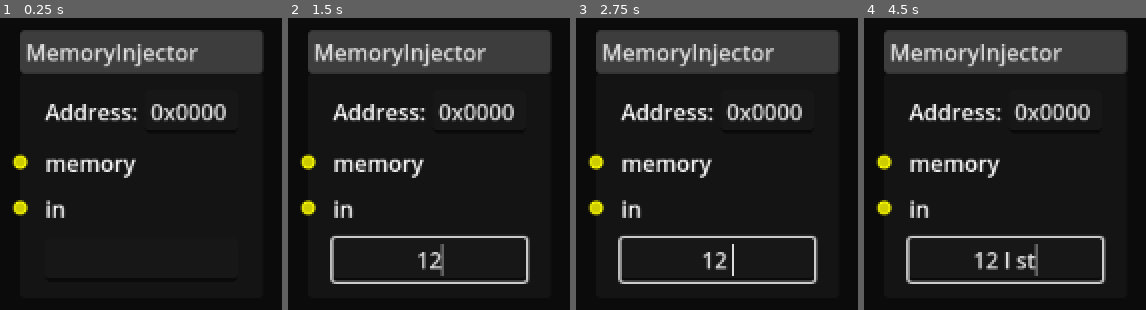
Above: before the commit, frames 1-4 (left to right).
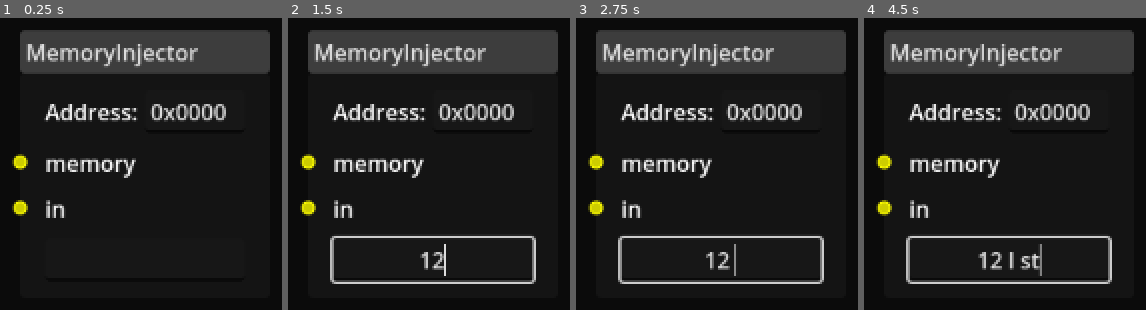
Above: after the commit, the same moments.

Repository: andrew-wilkes/logic-simulator-2
Game: Godot game, scene res://parts/MemoryInjector.tscn
The game is run twice, just before and just after one commit, with the same random seed, the same clock (stepped at 60 frames per second) and the same inputs. This scene is started directly instead of the project's main scene.
Inputs (mouse positions are in pixels of both pictures, inside the frame that each line leads up to):
- Up to frame 1 (0.25 s): no input
- Up to frame 2 (1.5 s): click (429, 260) at 0.52 s; type "12" at 0.6 s; tap Enter at 1.25 s; drag from (429, 164) to (outside the picture) at 1.27 s
- Up to frame 3 (2.75 s): tap Space at 2 s; drag from (outside the picture) to (outside the picture) at 2.02 s
- Up to frame 4 (4.5 s): tap Enter at 2.75, 4.25 s; move the mouse to (outside the picture) at 2.77 s; tap L at 2.85 s; tap Space at 3.5 s; drag from (outside the picture) to (outside the picture) at 3.52 s; move the mouse to (outside the picture) at 4.27 s; hold S from 4.28 s (still down); tap T at 4.35 s

The runs differ from the first frame. In frame 1, 0.4% of the frame differs, in the area x 92-96%, y 4-20%; in frame 2, 1.4%; in frame 3, 1.4%; in frame 4, 2.0%, in the area x 39-96%, y 4-92%.

Commit message:
Memory probe should update when address is changed

Diff:
--- a/src/parts/MemoryInjector.gd
+++ b/src/parts/MemoryInjector.gd
@@ -17,7 +17,7 @@
 
 func evaluate_bus_output_value(_side, port, value):
 	if port == 1 and memory:
-		memory.update_value(value, data.address)
+		memory.set_value(data.address, value)
 		memory.update_probes()
 
 
--- a/src/parts/MemoryInjector.tscn
+++ b/src/parts/MemoryInjector.tscn
@@ -59,6 +59,7 @@
 
 [node name="Address" parent="HB" instance=ExtResource("2_d4xbl")]
 unique_name_in_owner = true
+custom_minimum_size = Vector2(72, 0)
 layout_mode = 2
 show_minus = false
 shorten_hex = false
--- a/src/parts/MemoryProbe.gd
+++ b/src/parts/MemoryProbe.gd
@@ -17,6 +17,7 @@
 
 
 # Need to block updates from bus input from changing the output
+# The bus input is used to link the probe to a memory chip
 func update_bus_input_value(_side, _port, _value):
 	pass
 
@@ -42,4 +43,5 @@
 
 func _on_address_value_changed(value):
 	data.address = value
+	update_data()
 	changed()
--- a/src/parts/MemoryProbe.tscn
+++ b/src/parts/MemoryProbe.tscn
@@ -50,6 +50,7 @@
 
 [node name="Address" parent="HB" instance=ExtResource("2_ya57n")]
 unique_name_in_owner = true
+custom_minimum_size = Vector2(68, 0)
 layout_mode = 2
 show_minus = false
 shorten_hex = false
